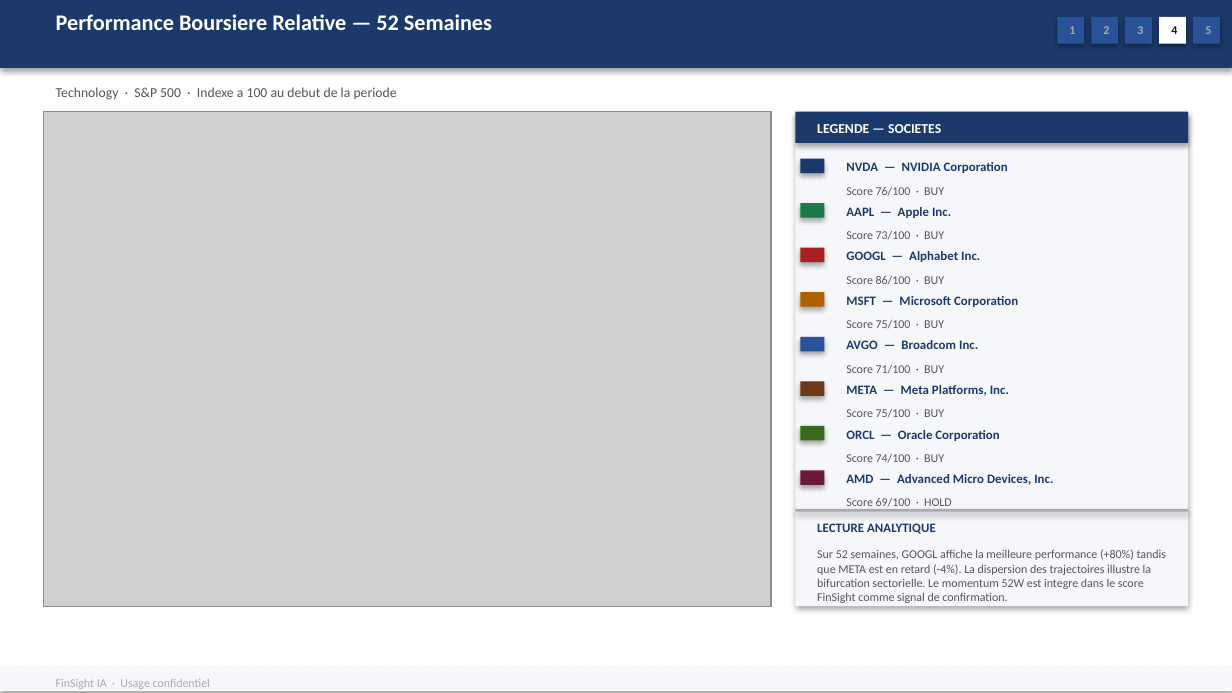
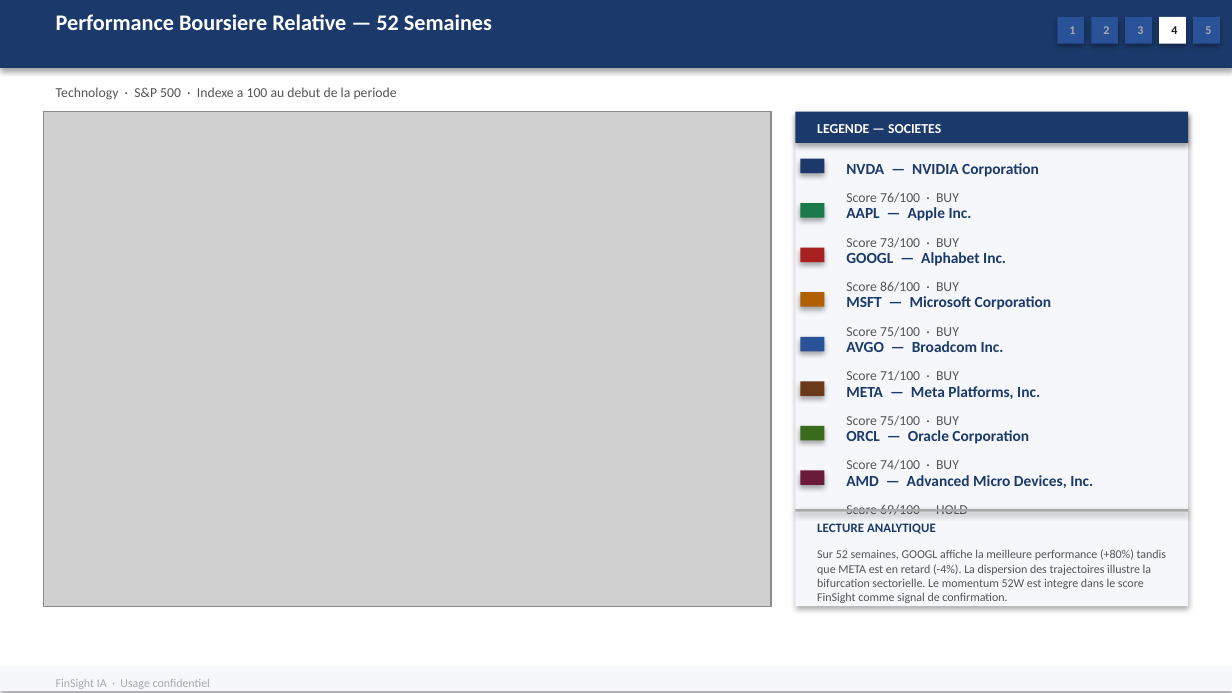
Before and after one commit to baptistejeh07-art/finsight-ia, a slide deck: slide 20 of preview/secteur_Technology_S&P_500/secteur_Technology_S&P_500.pptx. Drawn at 1232x693 pixels with LibreOffice and Linux fonts; fonts in the diff are those of the drawing; grey boxes stand for pictures. Boxes give left, top, right and bottom in pixels: in the first picture for what was removed or moved away, otherwise in the second. Text is boxed around its words. In the diff, an @@ line names an element or a change of style, - is before the commit and + after.

```diff
--- a/preview/secteur_Technology_S&P_500/secteur_Technology_S&P_500.pptx
+++ b/preview/secteur_Technology_S&P_500/secteur_Technology_S&P_500.pptx
@@ size 7 to 8 pt in 8 elements at (846, 192, 959, 203), (846, 415, 959, 426), (846, 459, 959, 470), (846, 326, 959, 337), (846, 505, 968, 515), (846, 237, 959, 248), (846, 281, 959, 292), (846, 370, 959, 381) @@
@@ size 7.5 to 9 pt in 8 elements at (846, 163, 1039, 177), (846, 207, 972, 221), (846, 252, 1006, 266), (846, 296, 1052, 310), (846, 341, 1004, 352), (846, 386, 1040, 399), (846, 430, 1029, 444), (846, 475, 1093, 488) @@
```
Also in this commit, not shown: 2 other files.
